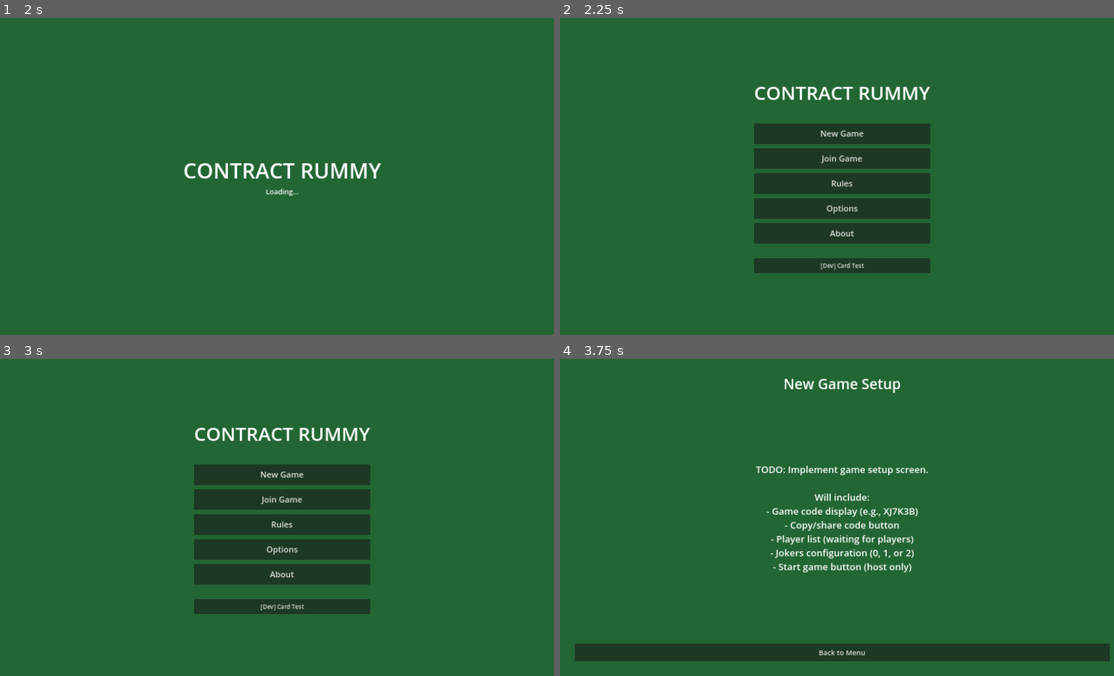
Above: before the commit, frames 1-4 (two rows, left to right).
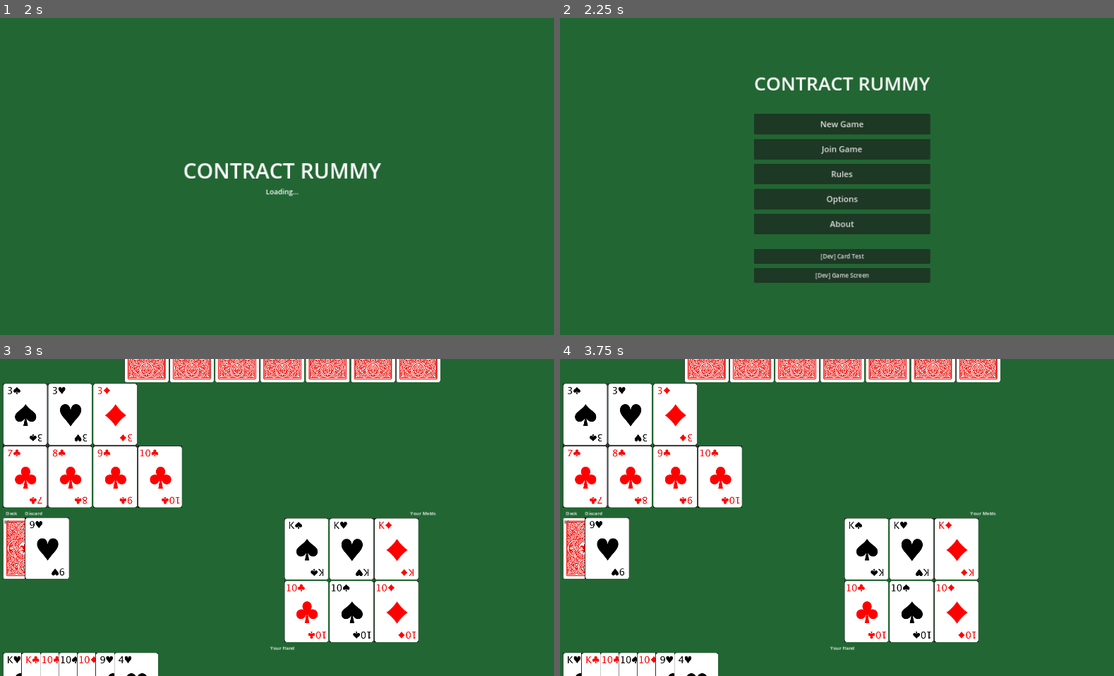
Above: after the commit, the same moments.

Repository: ELymar/ContractRummy
Game: Godot game, scene res://scenes/splash/Splash.tscn
Two runs of this game, one before a commit and one after it. Both use one fixed random seed, a clock stepped at 60 frames per second and the inputs below.
Inputs (mouse positions are in pixels of both pictures, inside the frame that each line leads up to):
- Up to frame 1 (2 s): tap Enter at 0.5 s; move the mouse to (404, 160) at 0.52 s; click (404, 160) at 0.67 s; tap Space at 1.25 s; drag from (171, 192) to (254, 239) at 1.27 s
- Up to frame 2 (2.25 s): tap Enter at 2 s; move the mouse to (897, 106) at 2.02 s; click (897, 106) at 2.17 s
- Up to frame 3 (3 s): click (282, 615) at 2.75 s, where only the run after the commit has a clickable "[Dev] Game Screen"
- Up to frame 4 (3.75 s): click (842, 473) at 3.5 s, where only the run before the commit has a clickable "New Game"

Frame 1 is identical in both runs. In frame 2, 9.4% of the frame differs, in the area x 35-67%, y 18-84%; in frame 3, 38%, in the area x 0-80%, y 0-100%; in frame 4, 35%.

Commit message:
almost working table ui

Diff:
--- a/ui/scenes/game/GameScreen.gd
+++ b/ui/scenes/game/GameScreen.gd
@@ -1,4 +1,135 @@
 extends Control
 
+# Card dimensions - smaller for fitting everything on screen
+const SMALL_CARD_WIDTH = 60
+const SMALL_CARD_HEIGHT = 84
+const CARD_SPACING = 2
+
+# Preload the Card scene
+var CardScene = preload("res://scenes/card/Card.tscn")
+
+# Node references
+@onready var opponent_hand_container = $MarginContainer/MainLayout/OpponentArea/OpponentHand
+@onready var opponent_meld_row1 = $MarginContainer/MainLayout/OpponentArea/OpponentMelds/MeldRow1
+@onready var opponent_meld_row2 = $MarginContainer/MainLayout/OpponentArea/OpponentMelds/MeldRow2
+@onready var opponent_meld_row3 = $MarginContainer/MainLayout/OpponentArea/OpponentMelds/MeldRow3
+@onready var deck_container = $MarginContainer/MainLayout/TableArea/LeftSide/DeckArea/DeckContainer
+@onready var discard_container = $MarginContainer/MainLayout/TableArea/LeftSide/DiscardArea/DiscardContainer
+@onready var player_meld_row1 = $MarginContainer/MainLayout/TableArea/RightSide/PlayerMelds/MeldRow1
+@onready var player_meld_row2 = $MarginContainer/MainLayout/TableArea/RightSide/PlayerMelds/MeldRow2
+@onready var player_meld_row3 = $MarginContainer/MainLayout/TableArea/RightSide/PlayerMelds/MeldRow3
+@onready var player_hand = $MarginContainer/MainLayout/PlayerHandArea/PlayerHand
+
 func _ready():
-	print("Game Screen loaded - TODO: Implement full game UI")
+	print("Game Screen loaded - Building layout")
+	_setup_test_game()
+
+func _setup_test_game():
+	"""Set up a test game with sample cards"""
+
+	# Opponent's hand (7 face-down cards)
+	_create_opponent_hand(7)
+
+	# Opponent's melds (some example melds)
+	_create_test_meld(opponent_meld_row1, [
+		{"suit": "spades", "rank": "3"},
+		{"suit": "hearts", "rank": "3"},
+		{"suit": "diamonds", "rank": "3"}
+	])
+	_create_test_meld(opponent_meld_row2, [
+		{"suit": "clubs", "rank": "7"},
+		{"suit": "clubs", "rank": "8"},
+		{"suit": "clubs", "rank": "9"},
+		{"suit": "clubs", "rank": "10"}
+	])
+
+	# Deck
+	_create_deck_pile()
+
+	# Discard pile (top card showing)
+	_create_discard_pile("hearts", "9")
+
+	# Player's melds
+	_create_test_meld(player_meld_row1, [
+		{"suit": "spades", "rank": "K"},
+		{"suit": "hearts", "rank": "K"},
+		{"suit": "diamonds", "rank": "K"}
+	])
+	_create_test_meld(player_meld_row2, [
+		{"suit": "clubs", "rank": "10"},
+		{"suit": "spades", "rank": "10"},
+		{"suit": "diamonds", "rank": "10"}
+	])
+
+	# Player's hand (7 cards face up)
+	_create_player_hand([
+		{"suit": "hearts", "rank": "K"},
+		{"suit": "clubs", "rank": "K"},
+		{"suit": "clubs", "rank": "10"},
+		{"suit": "spades", "rank": "10"},
+		{"suit": "diamonds", "rank": "10"},
+		{"suit": "hearts", "rank": "9"},
+		{"suit": "hearts", "rank": "4"}
+	])
+
+func _create_opponent_hand(card_count: int):
+	"""Create opponent's hand with face-down cards"""
+	for i in range(card_count):
+		var card = _create_small_card()
+		card.set_face_up(false)  # Face down
+		opponent_hand_container.add_child(card)
+
+func _create_test_meld(container: HBoxContainer, card_data: Array):
+	"""Create a meld row with given cards"""
+	for data in card_data:
+		var card = _create_small_card()
+		card.setup(data["suit"], data["rank"])
+		card.set_face_up(true)
+		container.add_child(card)
+
+func _create_deck_pile():
+	"""Create the deck pile"""
+	var card = _create_small_card()
+	card.set_face_up(false)
+	card.position = Vector2(0, 0)
+	deck_container.add_child(card)
+
+	# Add a label showing card count
+	var count_label = Label.new()
+	count_label.text = "52"
+	count_label.position = Vector2(5, 5)
+	count_label.add_theme_font_size_override("font_size", 12)
+	count_label.add_theme_color_override("font_color", Color.WHITE)
+	count_label.add_theme_color_override("font_outline_color", Color.BLACK)
+	count_label.add_theme_constant_override("outline_size", 2)
+	deck_container.add_child(count_label)
+
+func _create_discard_pile(suit: String, rank: String):
+	"""Create the discard pile with top card showing"""
+	var card = _create_small_card()
+	card.setup(suit, rank)
+	card.set_face_up(true)
+	card.position = Vector2(0, 0)
+	discard_container.add_child(card)
+
+func _create_player_hand(card_data: Array):
+	"""Create player's hand with face-up cards"""
+	for data in card_data:
+		var card = _create_small_card()
+		card.setup(data["suit"], data["rank"])
+		card.set_face_up(true)
+		player_hand.add_card(card)
+
+func _create_small_card() -> Card:
+	"""Create a card with smaller dimensions"""
+	var card = CardScene.instantiate()
+	card.custom_minimum_size = Vector2(SMALL_CARD_WIDTH, SMALL_CARD_HEIGHT)
+	# Override the card's internal size constants if needed
+	return card
+
+func _create_meld_slot(container: HBoxContainer):
+	"""Create an empty meld slot (placeholder)"""
+	var slot = ColorRect.new()
+	slot.custom_minimum_size = Vector2(SMALL_CARD_WIDTH, SMALL_CARD_HEIGHT)
+	slot.color = Color(0, 0, 0, 0.1)  # Semi-transparent placeholder
+	container.add_child(slot)
--- a/ui/scenes/game/GameScreen.tscn
+++ b/ui/scenes/game/GameScreen.tscn
@@ -1,6 +1,7 @@
-[gd_scene load_steps=2 format=3 uid="uid://g6c3pr8vqp4ef"]
+[gd_scene load_steps=3 format=3 uid="uid://dbw74qcm6i8mn"]
 
 [ext_resource type="Script" path="res://scenes/game/GameScreen.gd" id="1_game"]
+[ext_resource type="PackedScene" uid="uid://bq2xvw8fmno5p" path="res://scenes/game/Hand.tscn" id="2_hand"]
 
 [node name="GameScreen" type="Control"]
 layout_mode = 3
@@ -20,21 +21,121 @@
 grow_vertical = 2
 color = Color(0.133333, 0.4, 0.2, 1)
 
-[node name="Label" type="Label" parent="."]
+[node name="MarginContainer" type="MarginContainer" parent="."]
 layout_mode = 1
-anchors_preset = 8
-anchor_left = 0.5
-anchor_top = 0.5
-anchor_right = 0.5
-anchor_bottom = 0.5
-offset_left = -200.0
-offset_top = -50.0
-offset_right = 200.0
-offset_bottom = 50.0
+anchors_preset = 15
+anchor_right = 1.0
+anchor_bottom = 1.0
 grow_horizontal = 2
 grow_vertical = 2
-theme_override_font_sizes/font_size = 48
-text = "Game Screen
-TODO"
+theme_override_constants/margin_left = 10
+theme_override_constants/margin_top = 10
+theme_override_constants/margin_right = 10
+theme_override_constants/margin_bottom = 10
+
+[node name="MainLayout" type="VBoxContainer" parent="MarginContainer"]
+layout_mode = 2
+
+[node name="OpponentArea" type="VBoxContainer" parent="MarginContainer/MainLayout"]
+custom_minimum_size = Vector2(0, 170)
+layout_mode = 2
+theme_override_constants/separation = 3
+
+[node name="OpponentHand" type="HBoxContainer" parent="MarginContainer/MainLayout/OpponentArea"]
+layout_mode = 2
+alignment = 1
+
+[node name="OpponentMelds" type="VBoxContainer" parent="MarginContainer/MainLayout/OpponentArea"]
+layout_mode = 2
+theme_override_constants/separation = 3
+
+[node name="MeldRow1" type="HBoxContainer" parent="MarginContainer/MainLayout/OpponentArea/OpponentMelds"]
+layout_mode = 2
+theme_override_constants/separation = 3
+
+[node name="MeldRow2" type="HBoxContainer" parent="MarginContainer/MainLayout/OpponentArea/OpponentMelds"]
+layout_mode = 2
+theme_override_constants/separation = 3
+
+[node name="MeldRow3" type="HBoxContainer" parent="MarginContainer/MainLayout/OpponentArea/OpponentMelds"]
+layout_mode = 2
+theme_override_constants/separation = 3
+
+[node name="TableArea" type="HBoxContainer" parent="MarginContainer/MainLayout"]
+custom_minimum_size = Vector2(0, 100)
+layout_mode = 2
+size_flags_vertical = 3
+theme_override_constants/separation = 15
+
+[node name="LeftSide" type="HBoxContainer" parent="MarginContainer/MainLayout/TableArea"]
+layout_mode = 2
+size_flags_horizontal = 3
+theme_override_constants/separation = 15
+
+[node name="DeckArea" type="VBoxContainer" parent="MarginContainer/MainLayout/TableArea/LeftSide"]
+custom_minimum_size = Vector2(60, 0)
+layout_mode = 2
+theme_override_constants/separation = 3
+
+[node name="DeckLabel" type="Label" parent="MarginContainer/MainLayout/TableArea/LeftSide/DeckArea"]
+layout_mode = 2
+text = "Deck"
 horizontal_alignment = 1
-vertical_alignment = 1
+
+[node name="DeckContainer" type="Control" parent="MarginContainer/MainLayout/TableArea/LeftSide/DeckArea"]
+custom_minimum_size = Vector2(60, 84)
+layout_mode = 2
+
+[node name="DiscardArea" type="VBoxContainer" parent="MarginContainer/MainLayout/TableArea/LeftSide"]
+custom_minimum_size = Vector2(60, 0)
+layout_mode = 2
+theme_override_constants/separation = 3
+
+[node name="DiscardLabel" type="Label" parent="MarginContainer/MainLayout/TableArea/LeftSide/DiscardArea"]
+layout_mode = 2
+text = "Discard"
+horizontal_alignment = 1
+
+[node name="DiscardContainer" type="Control" parent="MarginContainer/MainLayout/TableArea/LeftSide/DiscardArea"]
+custom_minimum_size = Vector2(60, 84)
+layout_mode = 2
+
+[node name="RightSide" type="VBoxContainer" parent="MarginContainer/MainLayout/TableArea"]
+layout_mode = 2
+size_flags_horizontal = 3
+theme_override_constants/separation = 5
+
+[node name="PlayerMeldsLabel" type="Label" parent="MarginContainer/MainLayout/TableArea/RightSide"]
+layout_mode = 2
+text = "Your Melds"
+horizontal_alignment = 1
+
+[node name="PlayerMelds" type="VBoxContainer" parent="MarginContainer/MainLayout/TableArea/RightSide"]
+layout_mode = 2
+size_flags_vertical = 3
+theme_override_constants/separation = 3
+
+[node name="MeldRow1" type="HBoxContainer" parent="MarginContainer/MainLayout/TableArea/RightSide/PlayerMelds"]
+layout_mode = 2
+theme_override_constants/separation = 3
+
+[node name="MeldRow2" type="HBoxContainer" parent="MarginContainer/MainLayout/TableArea/RightSide/PlayerMelds"]
+layout_mode = 2
+theme_override_constants/separation = 3
+
+[node name="MeldRow3" type="HBoxContainer" parent="MarginContainer/MainLayout/TableArea/RightSide/PlayerMelds"]
+layout_mode = 2
+theme_override_constants/separation = 3
+
+[node name="PlayerHandArea" type="VBoxContainer" parent="MarginContainer/MainLayout"]
+custom_minimum_size = Vector2(0, 100)
+layout_mode = 2
+
+[node name="PlayerHandLabel" type="Label" parent="MarginContainer/MainLayout/PlayerHandArea"]
+layout_mode = 2
+text = "Your Hand"
+horizontal_alignment = 1
+
+[node name="PlayerHand" parent="MarginContainer/MainLayout/PlayerHandArea" instance=ExtResource("2_hand")]
+custom_minimum_size = Vector2(0, 210)
+layout_mode = 2
--- a/ui/scenes/game/Hand.gd
+++ b/ui/scenes/game/Hand.gd
@@ -2,9 +2,9 @@
 class_name Hand
 
 # Hand configuration
-const CARD_WIDTH = 150
-const CARD_HEIGHT = 210
-const CARD_SPACING = 20  # Spacing between cards
+const CARD_WIDTH = 60  # Smaller cards to fit layout
+const CARD_HEIGHT = 84
+const CARD_SPACING = 3  # Reduced spacing between cards
 
 var cards: Array[Card] = []
 var dragging_card: Card = null
--- a/ui/scenes/game/Hand.tscn
+++ b/ui/scenes/game/Hand.tscn
@@ -3,7 +3,7 @@
 [ext_resource type="Script" path="res://scenes/game/Hand.gd" id="1_hand"]
 
 [node name="Hand" type="Control"]
-custom_minimum_size = Vector2(0, 210)
+custom_minimum_size = Vector2(0, 84)
 layout_mode = 3
 anchors_preset = 0
 script = ExtResource("1_hand")
--- a/ui/scenes/title/TitleScreen.gd
+++ b/ui/scenes/title/TitleScreen.gd
@@ -6,6 +6,7 @@
 @onready var options_button = $CenterContainer/VBoxContainer/ButtonContainer/OptionsButton
 @onready var about_button = $CenterContainer/VBoxContainer/ButtonContainer/AboutButton
 @onready var card_test_button = $CenterContainer/VBoxContainer/ButtonContainer/CardTestButton
+@onready var game_screen_button = $CenterContainer/VBoxContainer/ButtonContainer/GameScreenButton
 
 func _ready():
 	print("Title screen loaded")
@@ -17,6 +18,7 @@
 	options_button.pressed.connect(_on_options_pressed)
 	about_button.pressed.connect(_on_about_pressed)
 	card_test_button.pressed.connect(_on_card_test_pressed)
+	game_screen_button.pressed.connect(_on_game_screen_pressed)
 
 func _on_new_game_pressed():
 	print("New Game clicked")
@@ -41,3 +43,7 @@
 func _on_card_test_pressed():
 	print("Card Test clicked")
 	SceneManager.change_scene("CardTest")
+
+func _on_game_screen_pressed():
+	print("Game Screen clicked")
+	SceneManager.change_scene("GameScreen")
--- a/ui/scenes/title/TitleScreen.tscn
+++ b/ui/scenes/title/TitleScreen.tscn
@@ -85,3 +85,9 @@
 layout_mode = 2
 theme_override_font_sizes/font_size = 20
 text = "[Dev] Card Test"
+
+[node name="GameScreenButton" type="Button" parent="CenterContainer/VBoxContainer/ButtonContainer"]
+custom_minimum_size = Vector2(400, 50)
+layout_mode = 2
+theme_override_font_sizes/font_size = 20
+text = "[Dev] Game Screen"
Not shown, added: ai_sketch.png
